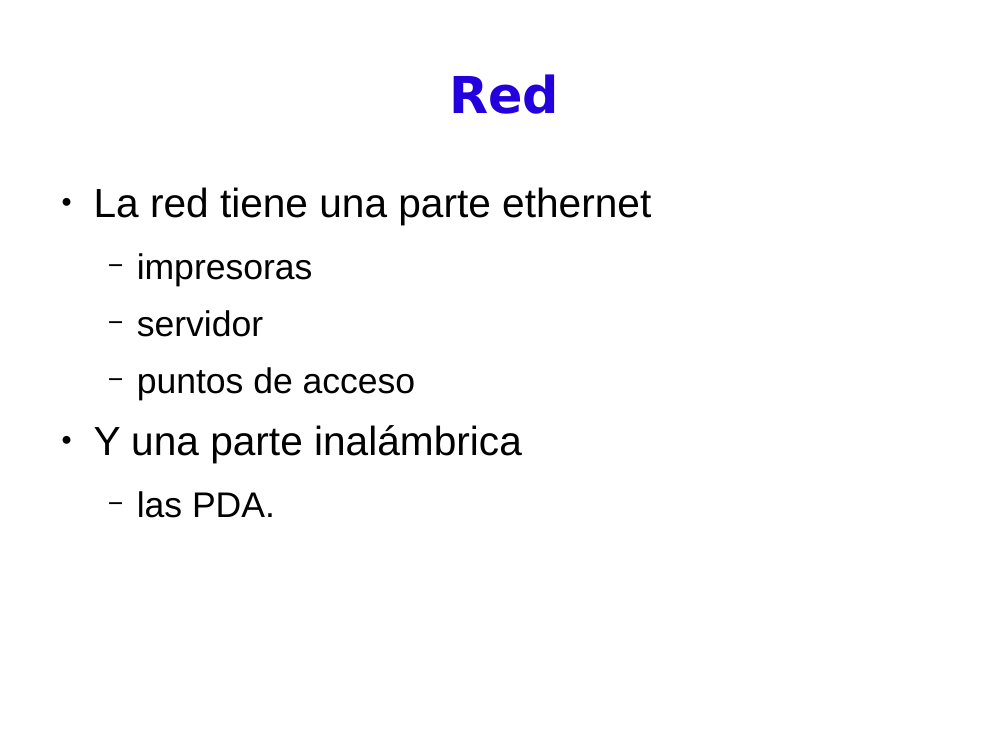
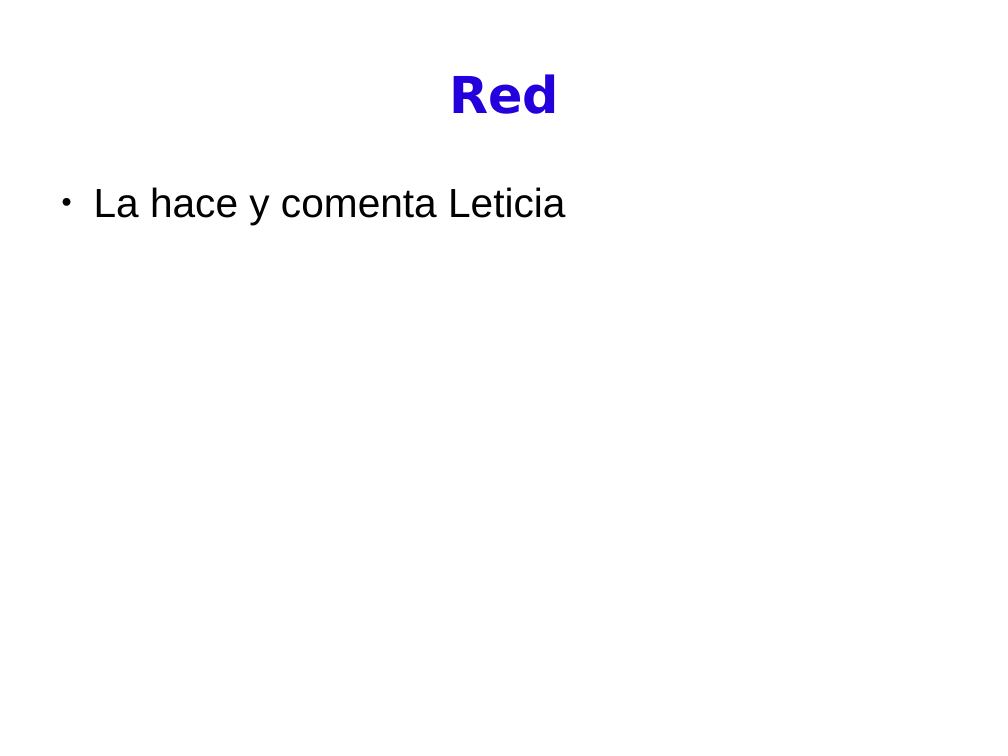
Before and after one commit to BackupTheBerlios/pdassii, a slide deck: slide 14 of Documentos/presentación.odp. Drawn at 1008x756 pixels with LibreOffice and Linux fonts; fonts in the diff are those of the drawing. Boxes give left, top, right and bottom in pixels: in the first picture for what was removed or moved away, otherwise in the second. Text is boxed around its words. In the diff, an @@ line names an element or a change of style, - is before the commit and + after.

```diff
--- a/Documentos/presentación.odp
+++ b/Documentos/presentación.odp
@@ text at (94, 187, 565, 225): text changed @@
-● La red tiene una parte ethernet
-  − impresoras
-  − servidor
-  − puntos de acceso
-● Y una parte inalámbrica
-  − las PDA.
+● La hace y comenta Leticia
```
Also in this commit, not shown: 11 other slides changed, 3 slides added, 7 slides removed.
